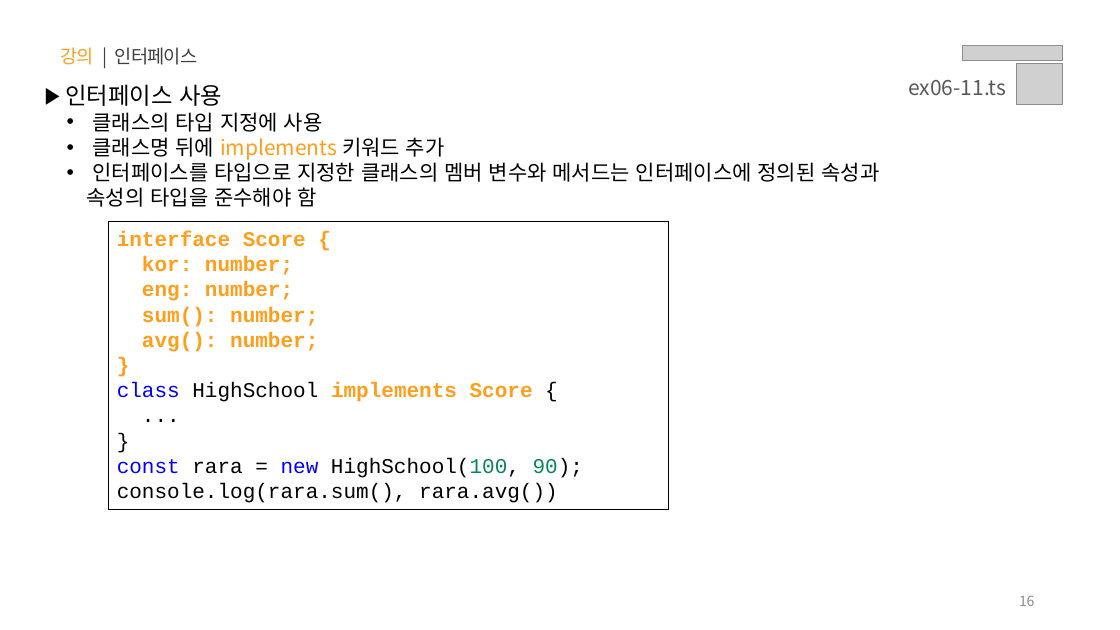
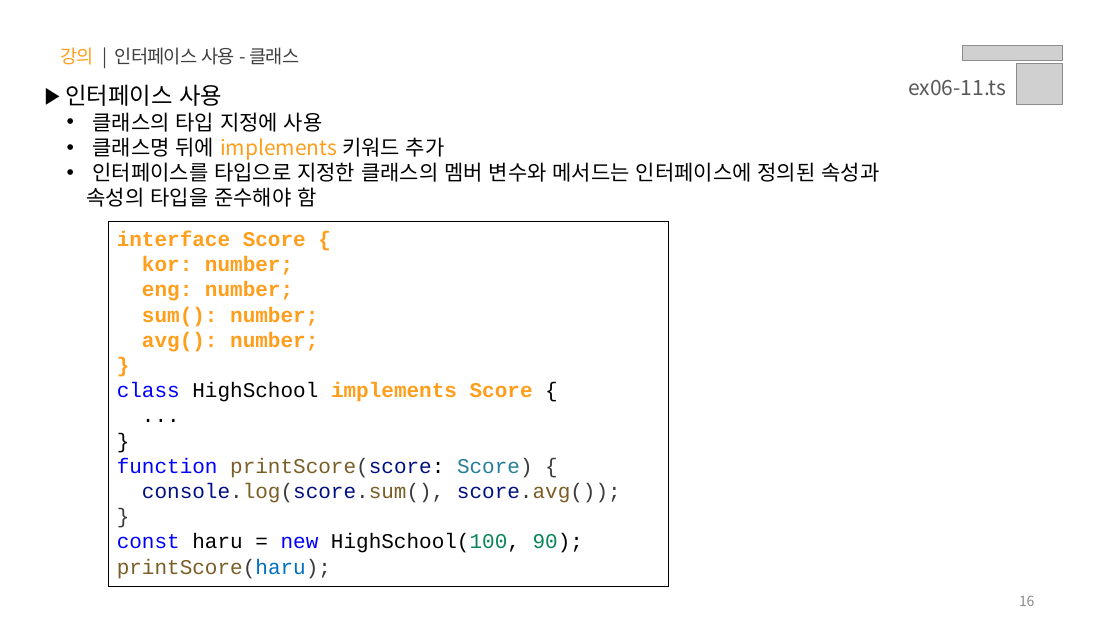
Before and after one commit to yebin-jeong/learn-js, a slide deck: slide 16 of PPT/06.자바스크립트 - 타입스크립트.pptx. Drawn at 1120x630 pixels with LibreOffice and Linux fonts; fonts in the diff are those of the drawing; grey boxes stand for pictures. Boxes give left, top, right and bottom in pixels: in the first picture for what was removed or moved away, otherwise in the second. Text is boxed around its words. In the diff, an @@ line names an element or a change of style, - is before the commit and + after.

```diff
--- a/PPT/06.자바스크립트 - 타입스크립트.pptx
+++ b/PPT/06.자바스크립트 - 타입스크립트.pptx
@@ text at bbox=[60, 47, 299, 65]: text changed @@
-강의 | 인터페이스
+강의 | 인터페이스 사용 - 클래스
@@ rectangle "interface Score {": place and size @@
-rectangle "interface Score {" at bbox=[108, 222, 669, 510]
+rectangle "interface Score {" at bbox=[108, 222, 669, 586]
@@ text in rectangle at bbox=[117, 458, 621, 579]: text changed; text colour #000000 to #795E26 @@
-}
-const rara = new HighSchool(100, 90);
-console.log(rara.sum(), rara.avg())
+}
+function printScore(score: Score) {
+console.log(score.sum(), score.avg());
+}
+const haru = new HighSchool(100, 90);
+printScore(haru);
```
Also in this commit, not shown: 19 other slides changed, 3 slides added, 1 slide removed.
